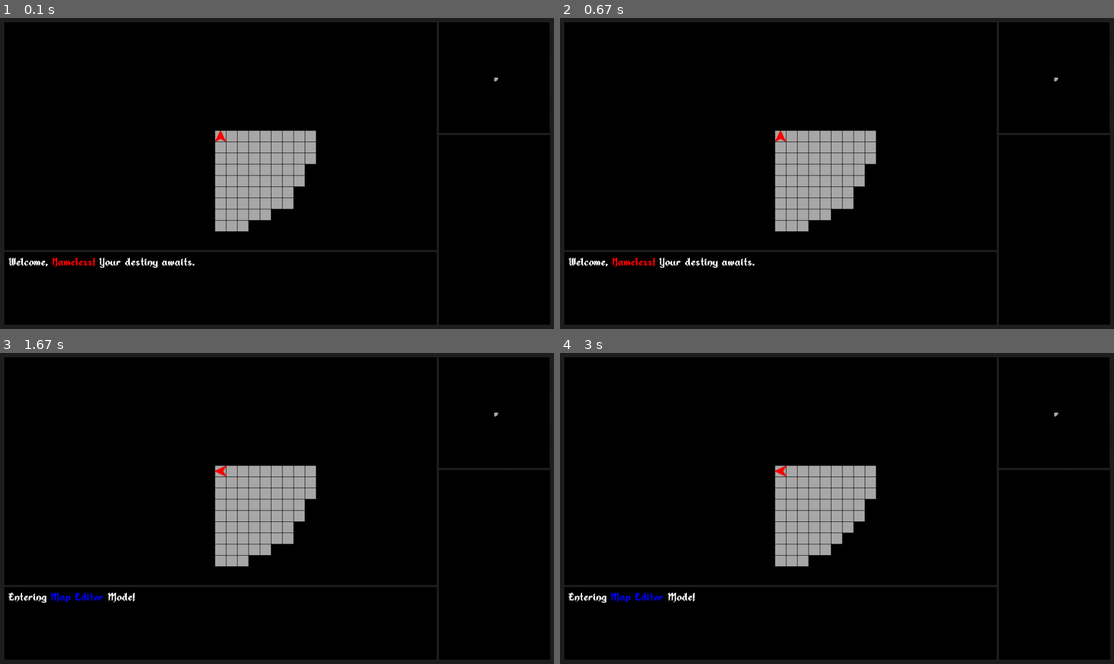
Above: before the commit, frames 1-4 (two rows, left to right).
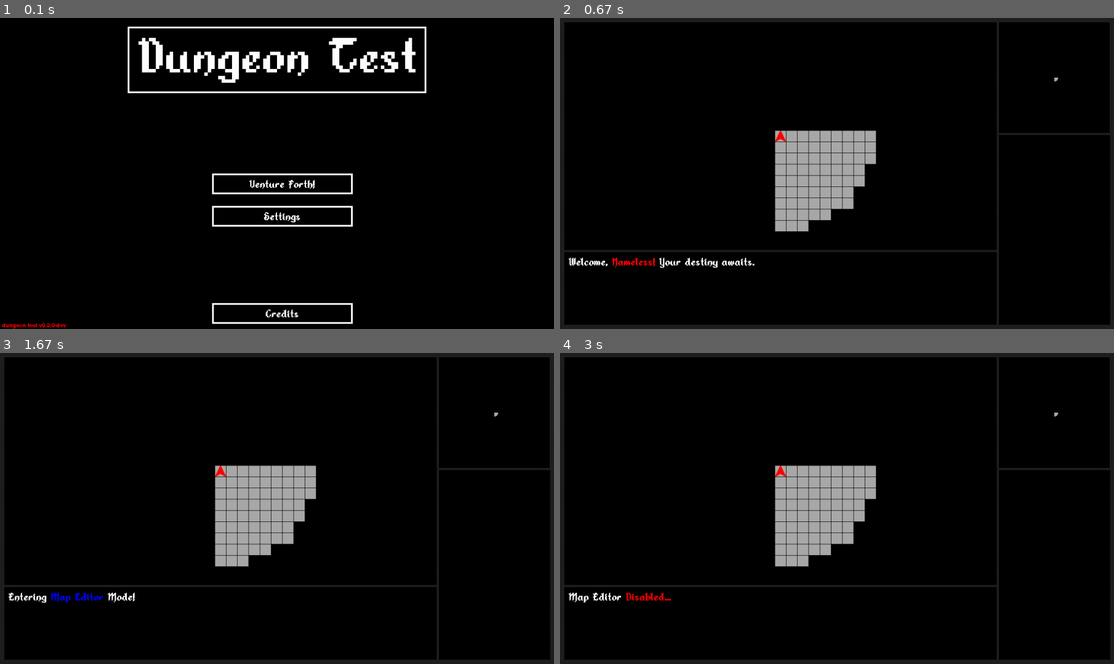
Above: after the commit, the same moments.

Repository: RidleyofZebes/dungeon-engine
Game: pygame game, started from dungeon test v0.2.0-dev.py
Two runs of this game, one before a commit and one after it. Both use one fixed random seed, a clock stepped at 60 frames per second and the inputs below.
Inputs (mouse positions are in pixels of both pictures, inside the frame that each line leads up to):
- Up to frame 1 (0.1 s): no input
- Up to frame 2 (0.67 s): click (842, 182) at 0.38 s, where only the run after the commit has a clickable "Venture Forth!"
- Up to frame 3 (1.67 s): hold ` 0.67-1.13 s; hold D 0.67-1.13 s; hold ` 1.17-1.63 s
- Up to frame 4 (3 s): click (665, 461) at 1.72 s; click (903, 536) at 2.05 s; click (704, 446) at 2.38 s; click (842, 539) at 2.72 s

The runs differ from the first frame. In frame 1, 14% of the frame differs, in the area x 0-100%, y 0-100%; in frame 2, nothing differs; in frame 3, less than 0.1%; in frame 4, 0.5%.

Commit message:
Added Game Menu, ported in old button code <Needs re-written>. Changed game running flag to class variable from local.
Signed-off-by: RidleyofZebes <JHoneycutt404@Gmail.com>

Diff:
--- a/dungeon test v0.2.0-dev.py
+++ b/dungeon test v0.2.0-dev.py
@@ -44,6 +44,7 @@
 
 # Font(s)
 font = pygame.font.Font('res/alkhemikal.ttf', 28)
+tiny_font = pygame.font.Font('res/poco.ttf', 20)
 
 # Image(s)
 frame = pygame.image.load('res/window_wide.png').convert()
@@ -55,6 +56,7 @@
 # Test starts here
 class GameState:
     def __init__(self):
+        self.running = True
         self.mapdisplay = 0
         self.INTRO_DISABLED = True
         self.titlecard = True
@@ -290,6 +292,26 @@
         y += word_height  # Start on new row.
     gw.blit(textbox, (10, 542))
 
+# TODO: Rewrite button code.
+def button(button_pos, button_text, *button_width):  # Gets button X,Y and button label
+        button_padding = 25  # Set padding between button text and border
+        label = font.render(button_text, 0, white)  # Renders button label
+        button_sizex, button_sizey = label.get_size()  # Sends button label dimensions to A,B variables
+        if not button_width:
+            # Outputs the button with default padding to the screen
+            gw.blit(label, ((button_pos[0] + (button_padding / 2)), (button_pos[1] + (button_padding / 2))))
+            button_size = (button_pos[0], button_pos[1],
+                           (button_sizex + button_padding),
+                           (button_sizey + (button_padding * 0.8)))
+        else:
+            # Outputs the button with padding and centered text to the screen
+            gw.blit(label, (((button_pos[0] + ((button_width[0] + button_padding) / 2)) - (button_sizex / 2)),
+                            (button_pos[1] + (button_padding / 2))))
+            button_size = (button_pos[0], button_pos[1], (button_width[0] + button_padding),
+                           (button_sizey + (button_padding * 0.8)))
+        pygame.draw.rect(gw, white, button_size, 4)
+        return pygame.Rect(button_size)
+
 
 def titlescreen():
     while gs.titlecard:
@@ -319,14 +341,34 @@
 def mainmenu():
     gs.mainmenu = True
     while gs.mainmenu:
-        for event in pygame.event.get():
-            if event.type == pygame.QUIT:
-                running = False
-
-        gw.fill(black)
-        gw.blit(gamelogo, (0, 0))
-        pygame.display.update()
-    # TODO: Finish menu and add buttons.
+        for menu_event in pygame.event.get():
+            if menu_event.type == pygame.QUIT:
+                gs.running = False
+                gs.mainmenu = False
+
+            gw.fill(black)
+
+            logorect = gamelogo.get_rect()
+            gw.blit(gamelogo, ((window_res[0]/2)-(logorect.width/2), 20))
+
+            version = tiny_font.render(title, 0, red)
+            version_rect = version.get_rect()
+            gw.blit(version, (5, (window_res[1]-version_rect.height)))
+
+            start = button(((window_res[0]/2-150), window_res[1]/2), "Venture Forth!", 300)
+            settings = button(((window_res[0] / 2 - 150), window_res[1] / 2 + 75), "Settings", 300)
+            credits = button(((window_res[0] / 2 - 150), window_res[1] / 2 + 300), "Credits", 300)
+
+            if menu_event.type == pygame.MOUSEBUTTONDOWN and menu_event.button == 1:
+                pos = pygame.mouse.get_pos()
+                if start.collidepoint(pos):
+                    gs.mainmenu = False
+                if settings.collidepoint(pos):
+                    pass  # TODO Make settings menu
+                if credits.collidepoint(pos):
+                    pass  # TODO make credits screen
+
+            pygame.display.update()
 
 
 def save():
@@ -367,7 +409,7 @@
     if not gs.INTRO_DISABLED:
         titlescreen()
 
-        mainmenu()
+    mainmenu()
 
     textbox = "Welcome, <!red:>%s! Your destiny awaits." % (player.name)
 
@@ -388,12 +430,11 @@
 
     tile_desc = ""  # Also an environment variable... better put it in the class, too.
 
-    running = True
-    while running:
+    while gs.running:
         for event in pygame.event.get():
 
             if event.type == pygame.QUIT:
-                running = False
+                gs.running = False
 
             # Map Editor Events #####
             if gs.mapedit:
@@ -455,7 +496,7 @@
                         tile_desc = map.grid[row][column]["name"]
                         print(tile_desc)
 
-                # TODO Mousewheel zoom is still very buggy. Please fix.
+                # FIXME Mousewheel zoom is still very buggy. Please fix.
                 """
                 if event.type == pygame.MOUSEBUTTONDOWN and event.button == 4:
                     map.tile_size = min(map.tile_size + (map.tile_size // 5), 75)
@@ -561,16 +602,16 @@
                             gs.mapdisplay = 0
                         print("Switched to Display " + str(gs.mapdisplay))
 
-        if event.type == pygame.KEYDOWN:
-            if event.key == pygame.K_BACKQUOTE:
-                if not gs.mapedit:
-                    gs.mapedit = True
-                    print("Entering Map Editor Mode!")
-                    textbox = "Entering <!blue:>Map <!blue:>Editor Mode!"
-                elif gs.mapedit:
-                    gs.mapedit = False
-                    print("Map Editor Disabled...")
-                    textbox = "Map Editor <!red:>Disabled..."
+            if event.type == pygame.KEYDOWN:
+                if event.key == pygame.K_BACKQUOTE:
+                    if not gs.mapedit:
+                        gs.mapedit = True
+                        print("Entering Map Editor Mode!")
+                        textbox = "Entering <!blue:>Map <!blue:>Editor Mode!"
+                    elif gs.mapedit:
+                        gs.mapedit = False
+                        print("Map Editor Disabled...")
+                        textbox = "Map Editor <!red:>Disabled..."
 
         """ Begin drawing the game screen """
 
